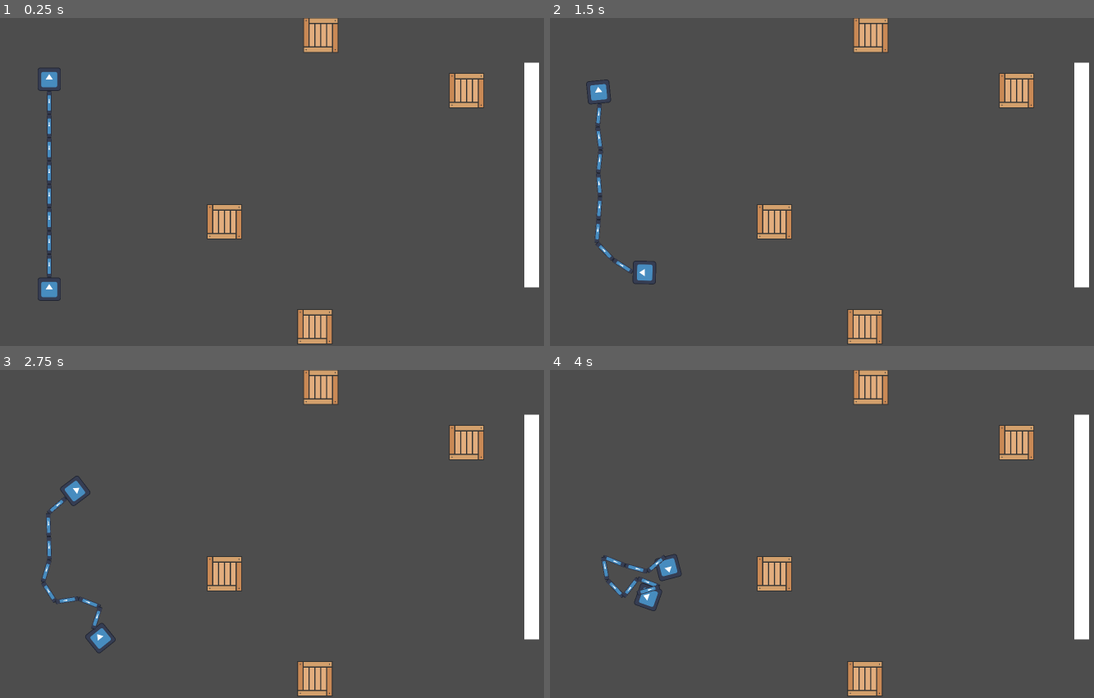
Above: before the commit, frames 1-4 (two rows, left to right).
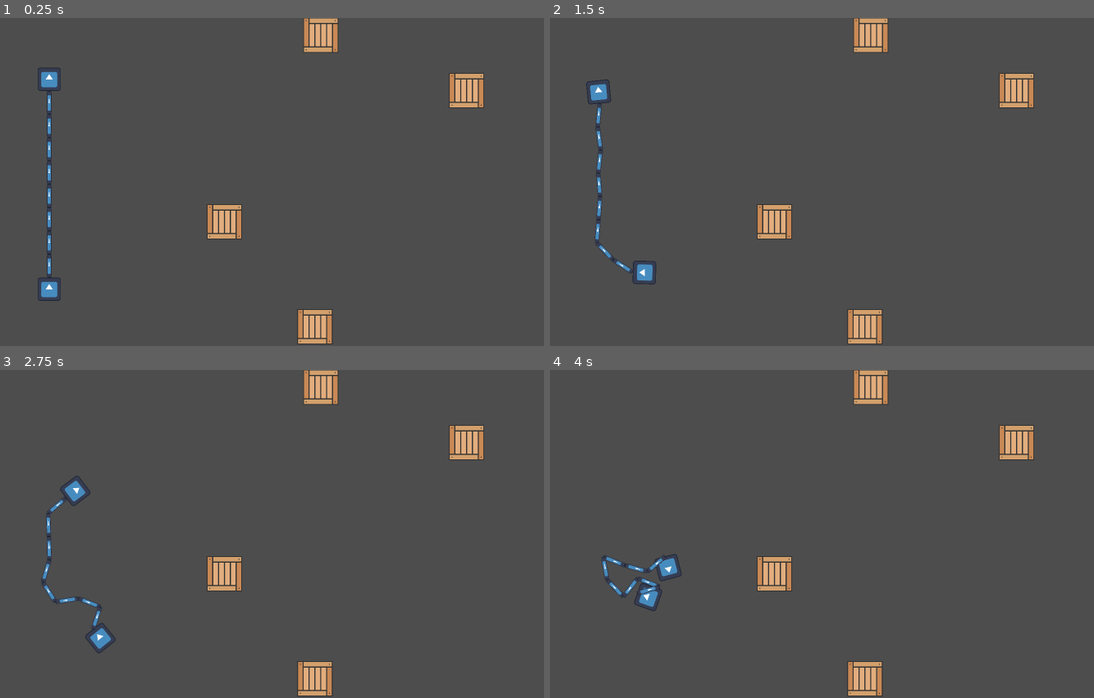
Above: after the commit, the same moments.

Repository: soursplit/MRUHacks2025
Game: Godot game, scene res://Scenes/Hehehe.tscn
The game is run twice, just before and just after one commit, with the same random seed, the same clock (stepped at 60 frames per second) and the same inputs. Before the commit the project starts from res://Hehehe.tscn. The engine's default icon, where the game draws it, is replaced by a stand-in: a white triangle on a blue panel in a dark square.
Inputs:
- Up to frame 1 (0.25 s): no input
- Up to frame 2 (1.5 s): tap Enter at 0.5 s; hold D (P1 Right) 0.53-1.28 s; hold Down (P2 Down) 0.53-1.28 s; hold S (P1 Down) from 1.28 s (still down); tap Left (P2 Left) at 1.35 s
- Up to frame 3 (2.75 s): release S (P1 Down) at 2.03 s; hold D (P1 Right) from 2.03 s (still down); hold Right (P2 Right) from 2.03 s (still down)
- Up to frame 4 (4 s): release D (P1 Right) at 2.78 s; release Right (P2 Right) at 2.78 s; hold W (P1 Up) 2.78-3.53 s; tap Up (P2 Up) at 2.85 s; hold A (P1 Left) from 3.53 s (still down); hold Down (P2 Down) from 3.53 s (still down)

The runs differ from the first frame. In frame 1, 1.9% of the frame differs, in the area x 96-100%, y 13-83%; in frame 2, 1.9%; in frame 3, 1.9%; in frame 4, 1.9%.

Commit message:
fixed chain damage collision size

Diff:
--- a/Nelson/Scenes/chain_damage.tscn
+++ b/Nelson/Scenes/chain_damage.tscn
@@ -3,8 +3,8 @@
 [ext_resource type="Script" uid="uid://doh4uwa14gy2r" path="res://Scripts/chain_damage.gd" id="1_7m5yf"]
 
 [sub_resource type="CapsuleShape2D" id="CapsuleShape2D_vcsd0"]
-radius = 1.0
-height = 4.0
+radius = 19.0
+height = 78.0
 
 [node name="Chain Damage" type="Area2D"]
 script = ExtResource("1_7m5yf")
Not shown: 1 places in Nelson/Hehehe.tscn that only renumber resources
Not shown: 1 places in Nelson/level_2.tscn that only renumber resources
